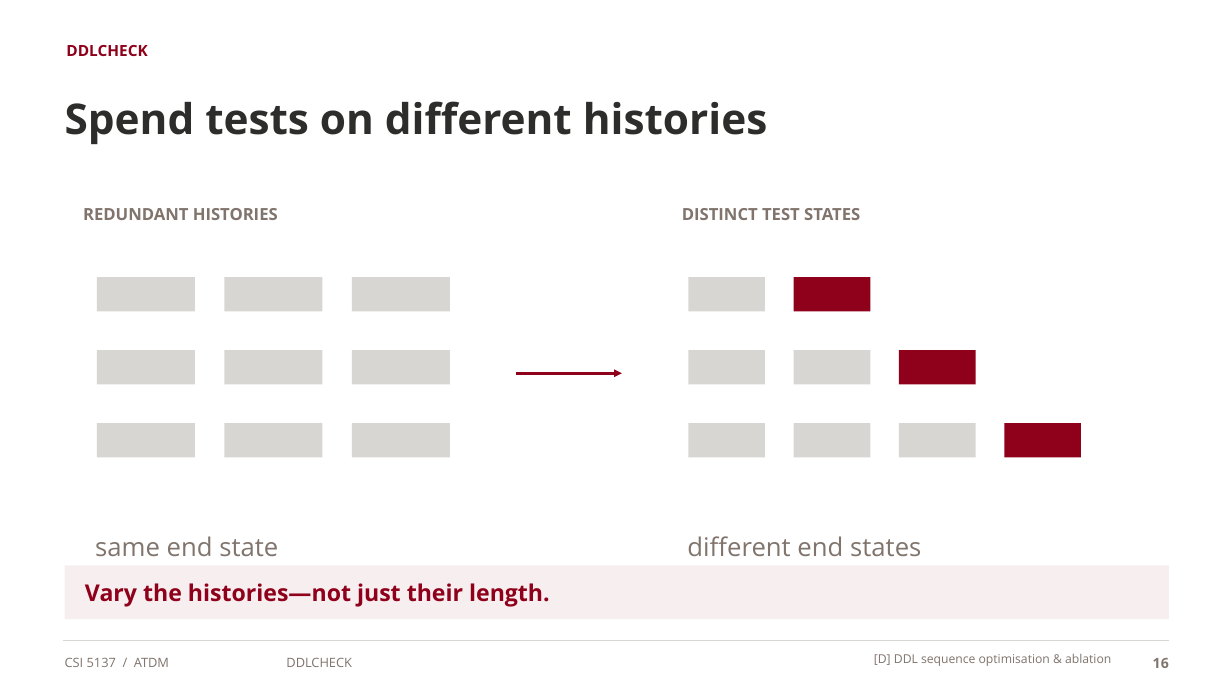
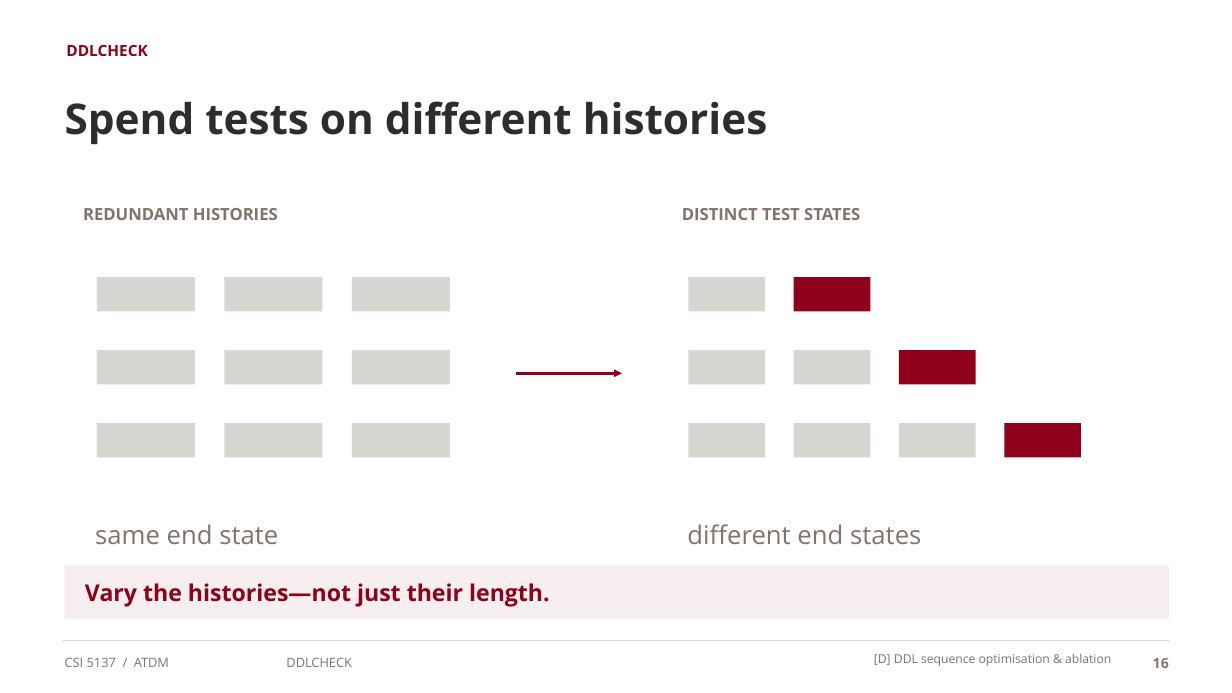
Before and after one commit to seofernando25/csi5137-atdm-db-project, a slide deck: slide 16 of presentation/v2/CSI5137_ATDM_visual_deck_v2.pptx. Drawn at 1232x693 pixels with LibreOffice and Linux fonts; fonts in the diff are those of the drawing. Boxes give left, top, right and bottom in pixels: in the first picture for what was removed or moved away, otherwise in the second. Text is boxed around its words. In the diff, an @@ line names an element or a change of style, - is before the commit and + after.

```diff
--- a/presentation/v2/CSI5137_ATDM_visual_deck_v2.pptx
+++ b/presentation/v2/CSI5137_ATDM_visual_deck_v2.pptx
@@ text "same end state": place and size @@
-text "same end state" at (95,536,278,556)
+text "same end state" at (95,524,278,544)
@@ text "different end states": place and size @@
-text "different end states" at (687,536,921,556)
+text "different end states" at (687,524,921,544)
```
Also in this commit, not shown: 8 other files.
